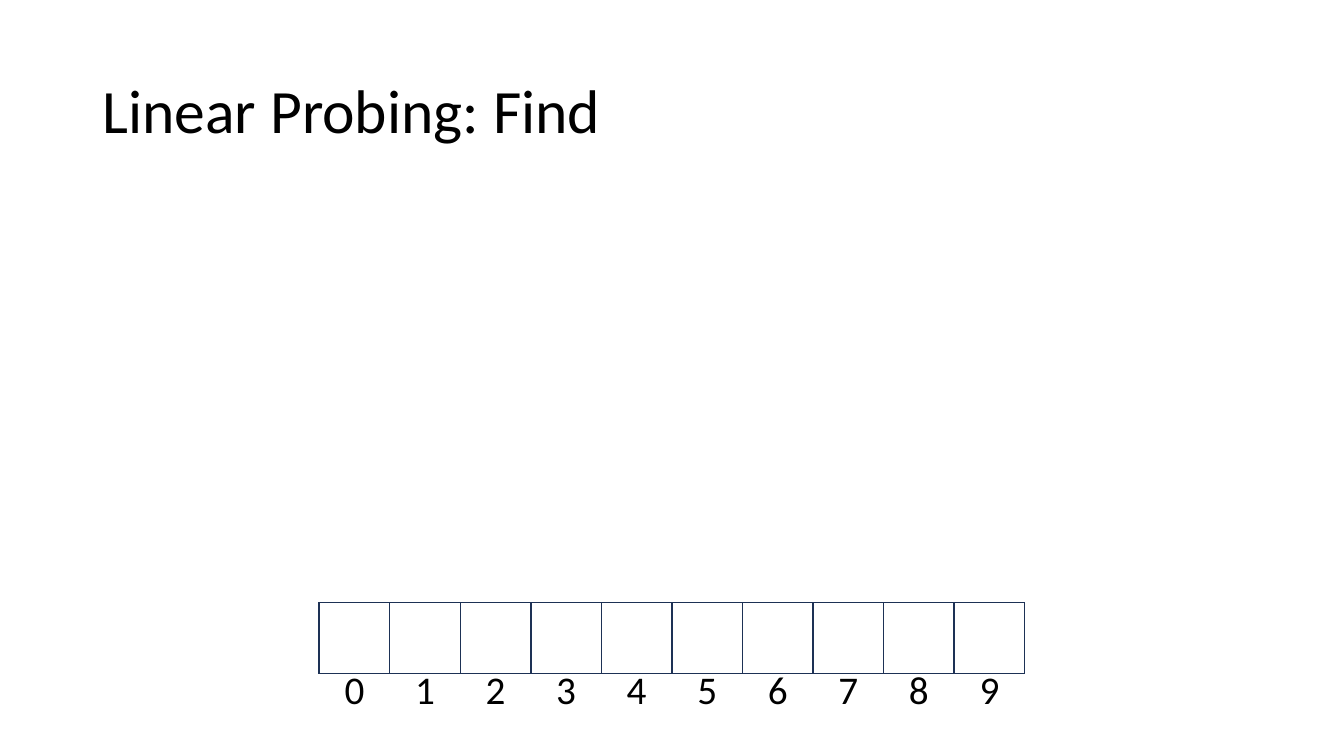
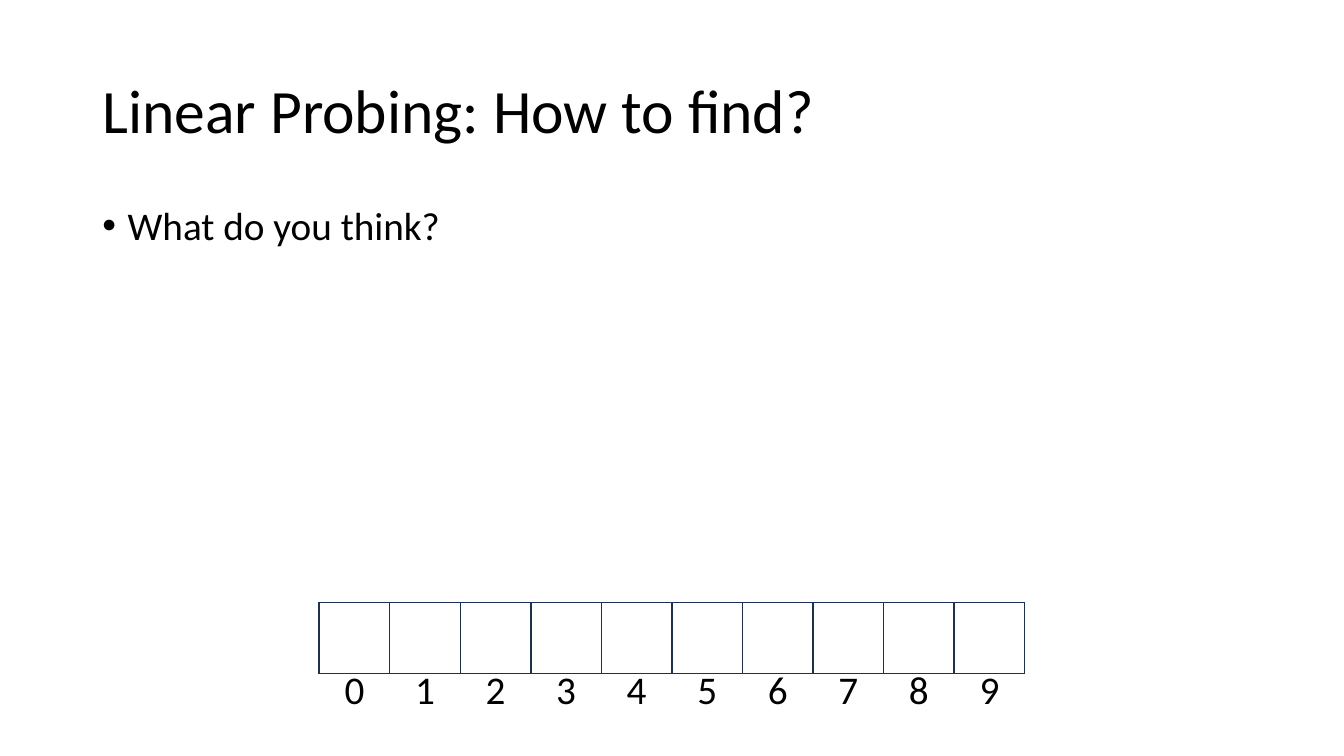
Before and after one commit to natebrunelle/cse332, a slide deck: slide 18 of markdown/files/slides/lecture11_hashtables2.pptx (slide 23 before the commit). Drawn at 1344x756 pixels with LibreOffice and Linux fonts; fonts in the diff are those of the drawing; grey boxes stand for pictures. Boxes give left, top, right and bottom in pixels: in the first picture for what was removed or moved away, otherwise in the second. Text is boxed around its words. In the diff, an @@ line names an element or a change of style, - is before the commit and + after.

```diff
--- a/markdown/files/slides/lecture11_hashtables2.pptx
+++ b/markdown/files/slides/lecture11_hashtables2.pptx
@@ title at [102, 90, 814, 144]: text changed @@
-Linear Probing: Find
+Linear Probing: How to find?
@@ text added at [128, 212, 440, 247], 28 pt, text #000000 @@
+• What do you think?
```
Also in this commit, not shown: 12 other slides changed, 6 slides removed, 7 other files.
